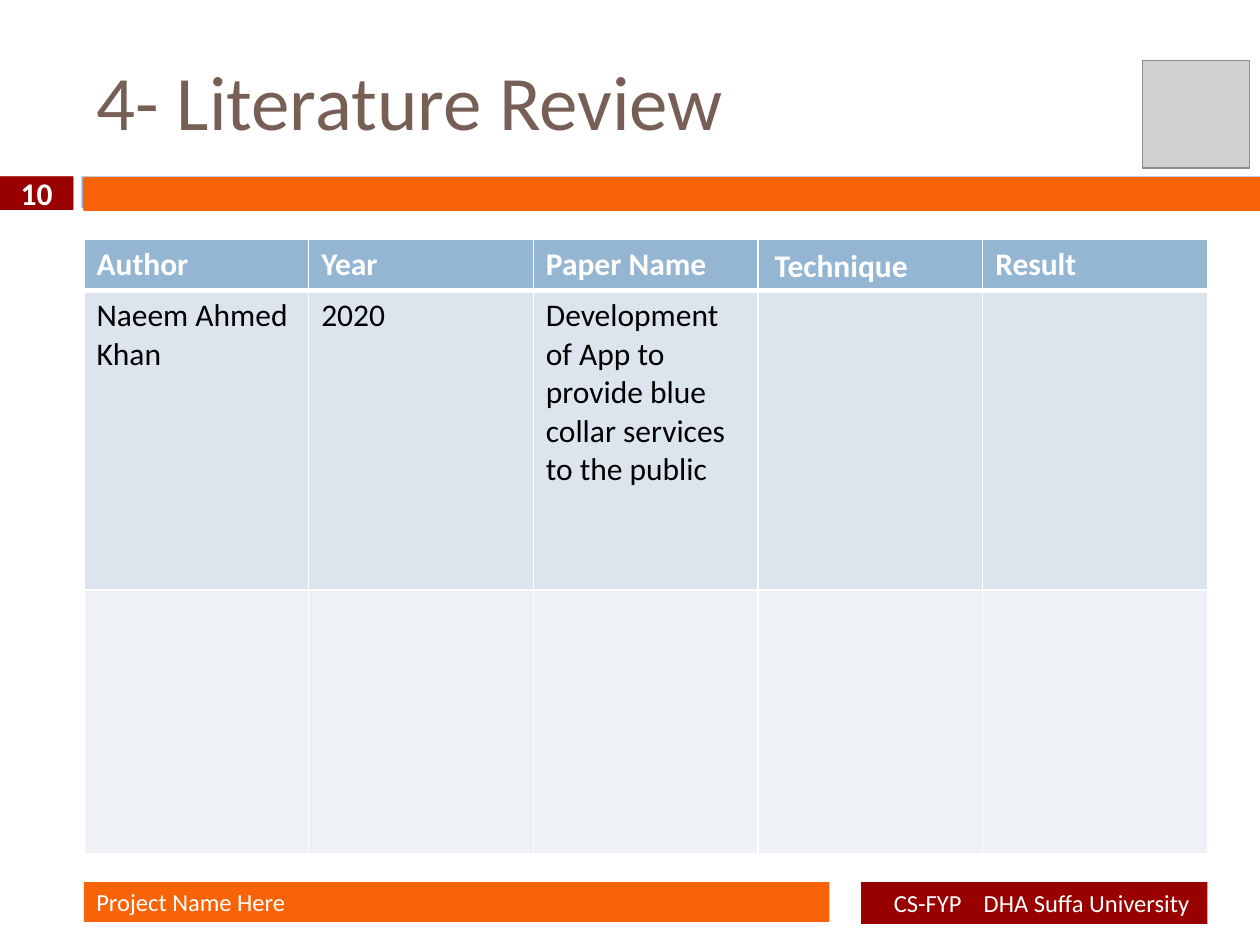
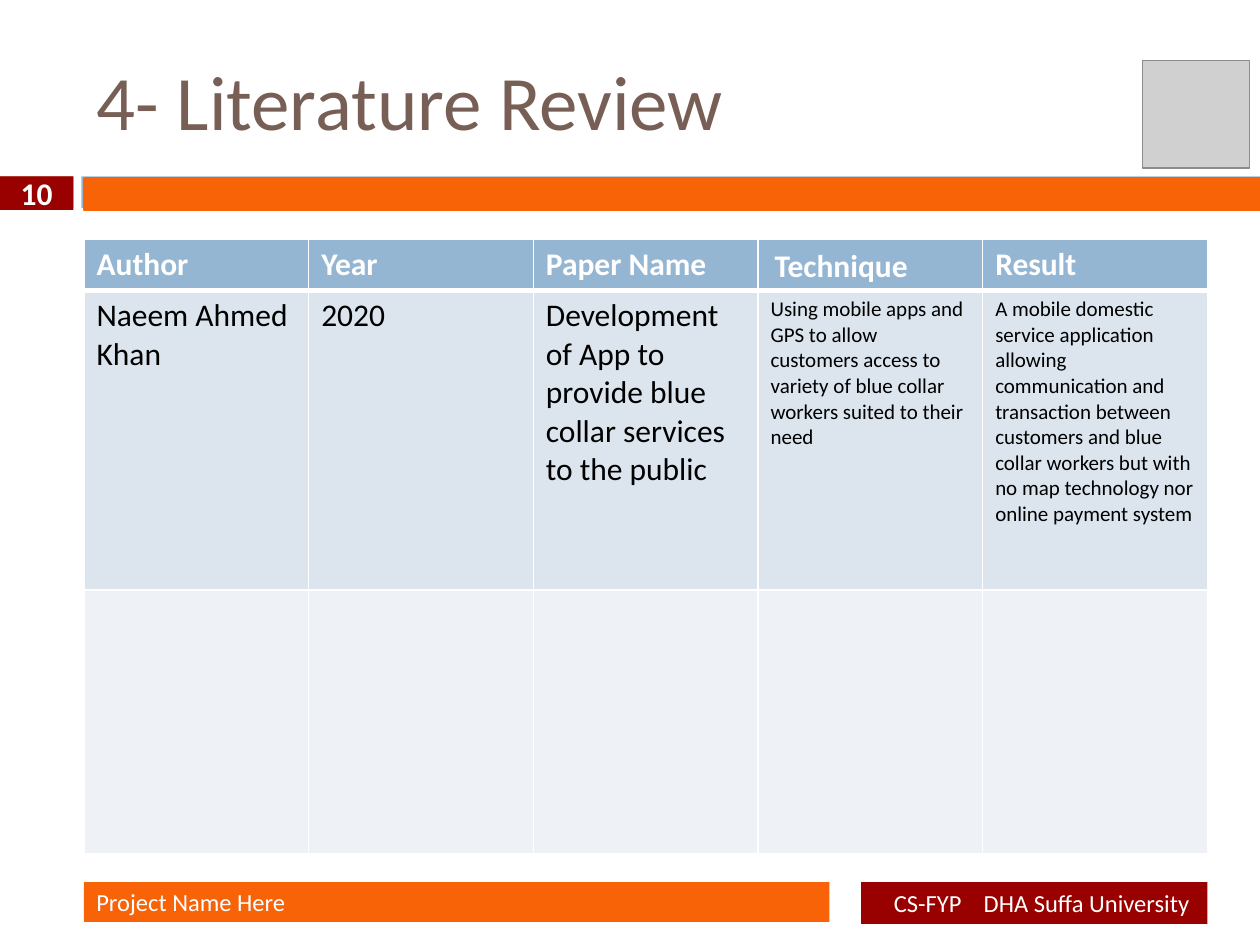
Before and after one commit to poorab21/Maid_In-FYP-, a slide deck: slide 10 of Maid In Proposal Defence Document.pptx. Drawn at 1260x945 pixels with LibreOffice and Linux fonts; fonts in the diff are those of the drawing; grey boxes stand for pictures; background and template pictures are left out. Boxes give left, top, right and bottom in pixels: in the first picture for what was removed or moved away, otherwise in the second. Text is boxed around its words. In the diff, an @@ line names an element or a change of style, - is before the commit and + after.

```diff
--- a/Maid In Proposal Defence Document.pptx
+++ b/Maid In Proposal Defence Document.pptx
@@ table at box(84, 239, 1206, 853) @@
-row 2, column 4: 
+row 2, column 4: Using mobile apps and GPS to allow customers access to variety of blue collar workers suited to their need
-row 2, column 5: 
+row 2, column 5: A mobile domestic service application allowing communication and transaction between customers and blue collar workers but with no map technology nor online payment system
```
Also in this commit, not shown: 1 other slide changed.
